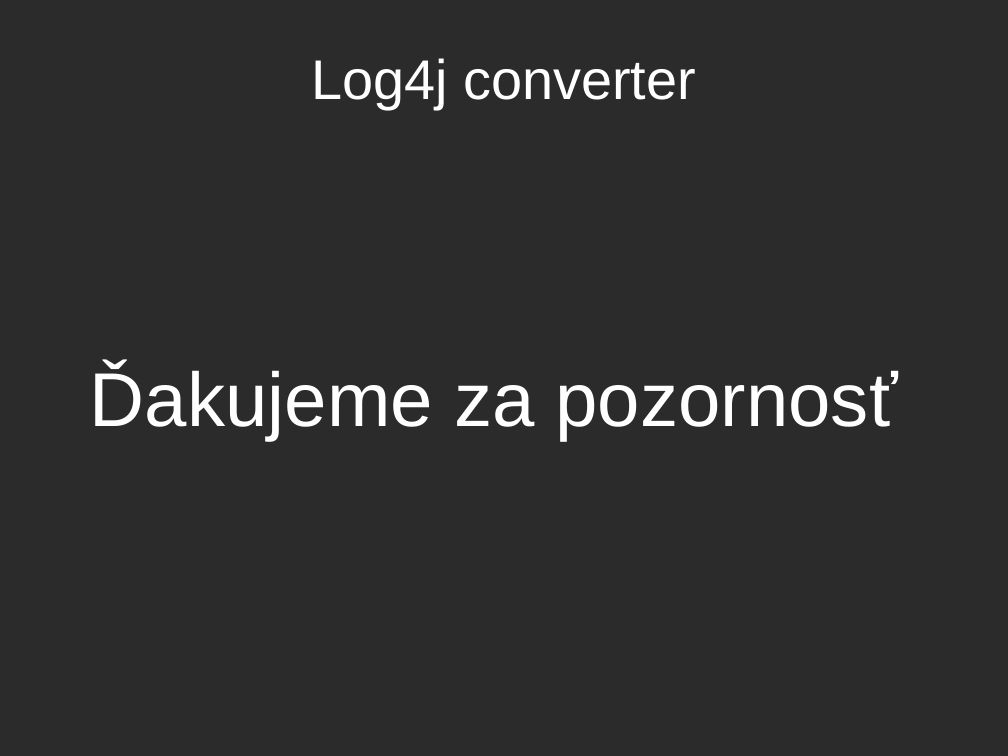
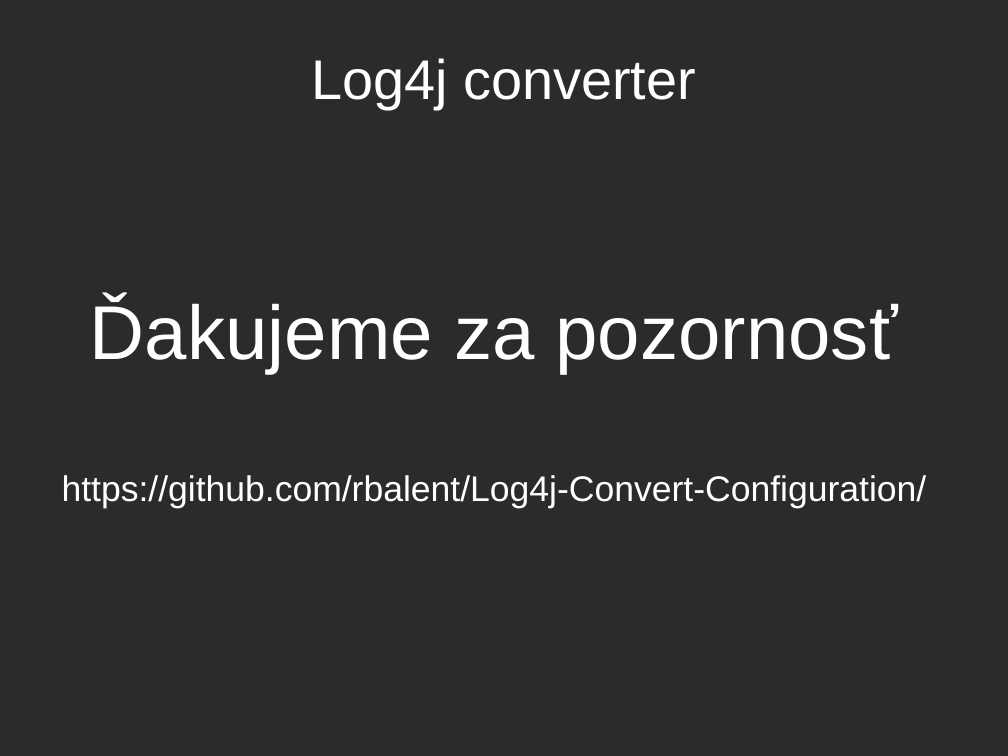
Before and after one commit to balent/Log4j-Convert-Configuration, a slide deck: slide 17 of prezentacia/log4j.odp. Drawn at 1008x756 pixels with LibreOffice and Linux fonts; fonts in the diff are those of the drawing; background and template pictures are left out; a plain dark background stands for a picture behind light text. Boxes give left, top, right and bottom in pixels: in the first picture for what was removed or moved away, otherwise in the second. Text is boxed around its words. In the diff, an @@ line names an element or a change of style, - is before the commit and + after.

Commit message:
presentacia final

```diff
--- a/prezentacia/log4j.odp
+++ b/prezentacia/log4j.odp
@@ subtitle at bbox=[62, 475, 927, 509]: paragraph added @@
+https://github.com/rbalent/Log4j-Convert-Configuration/
```
